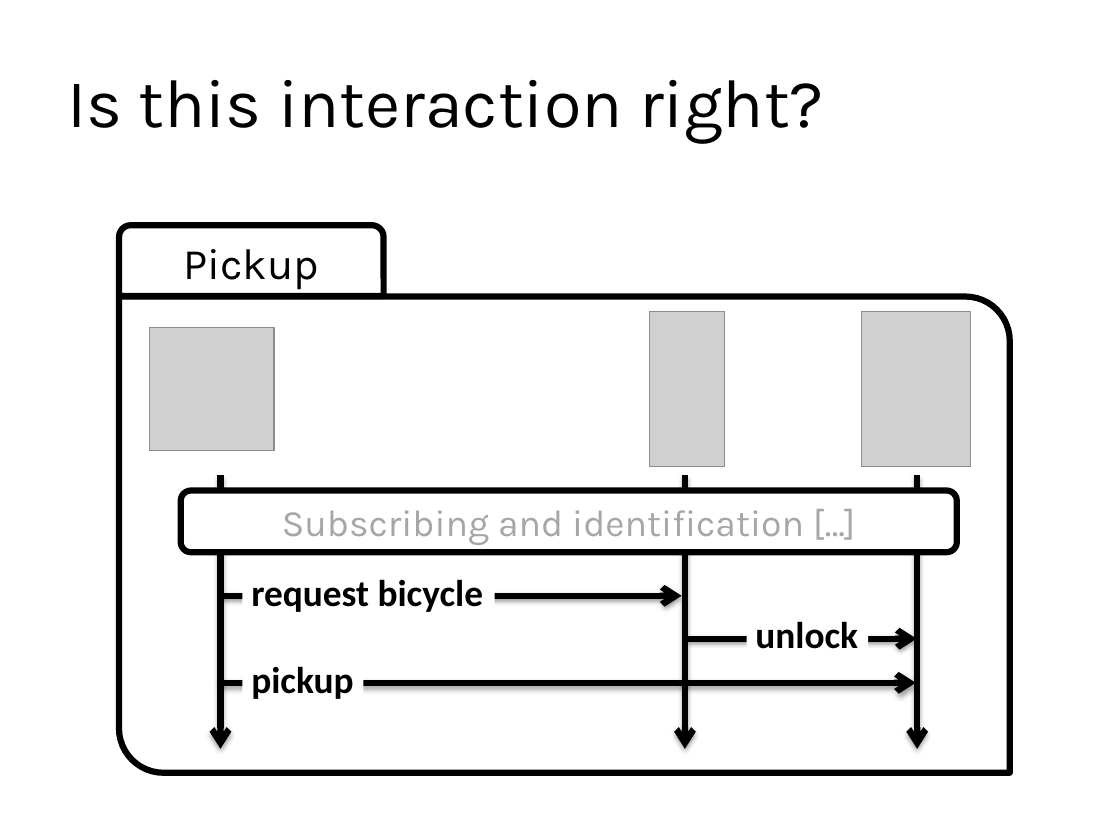
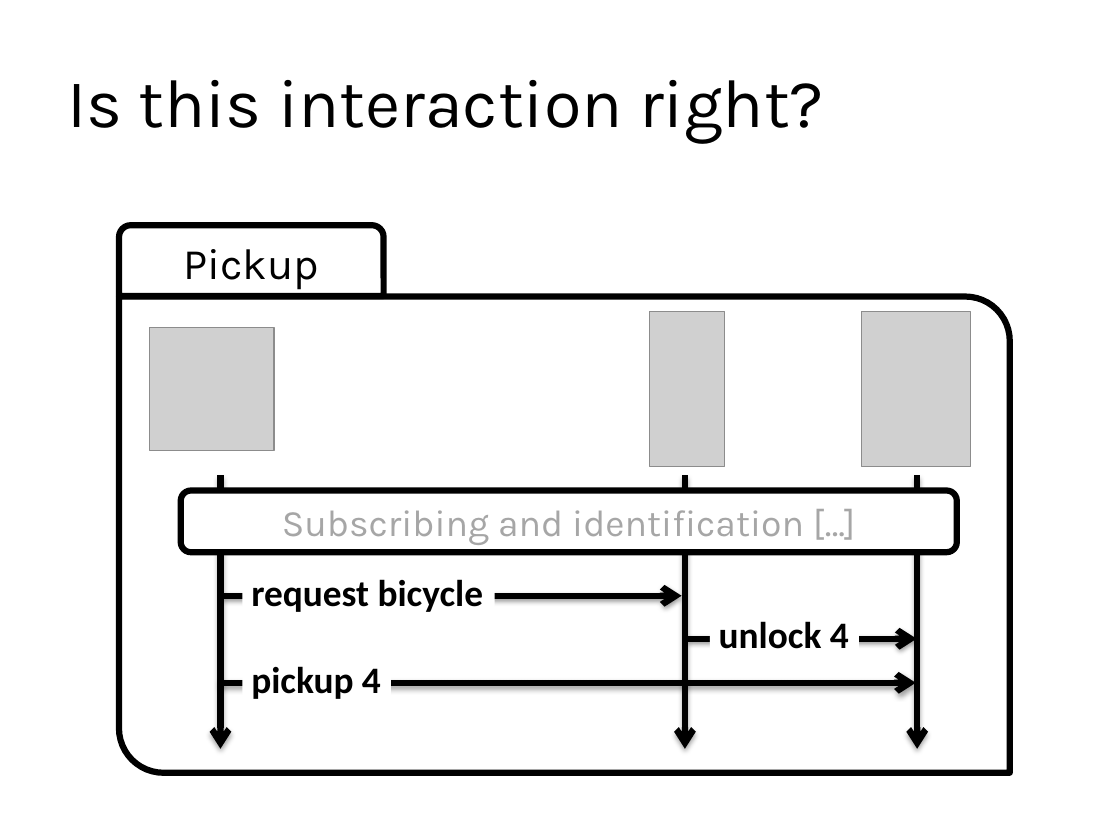
Before and after one commit to blambeau/phd, a slide deck: slide 14 of public-defense/slides.pptx. Drawn at 1120x840 pixels with LibreOffice and Linux fonts; fonts in the diff are those of the drawing; grey boxes stand for pictures. Boxes give left, top, right and bottom in pixels: in the first picture for what was removed or moved away, otherwise in the second. Text is boxed around its words. In the diff, an @@ line names an element or a change of style, - is before the commit and + after.

```diff
--- a/public-defense/slides.pptx
+++ b/public-defense/slides.pptx
@@ text at (x1=719, y1=621, x2=849, y2=649): text changed @@
-unlock
+unlock 4
@@ text at (x1=251, y1=666, x2=381, y2=699): text changed @@
-pickup
+pickup 4
```
Also in this commit, not shown: 5 other slides changed, 2 slides added, 2 slides removed.
